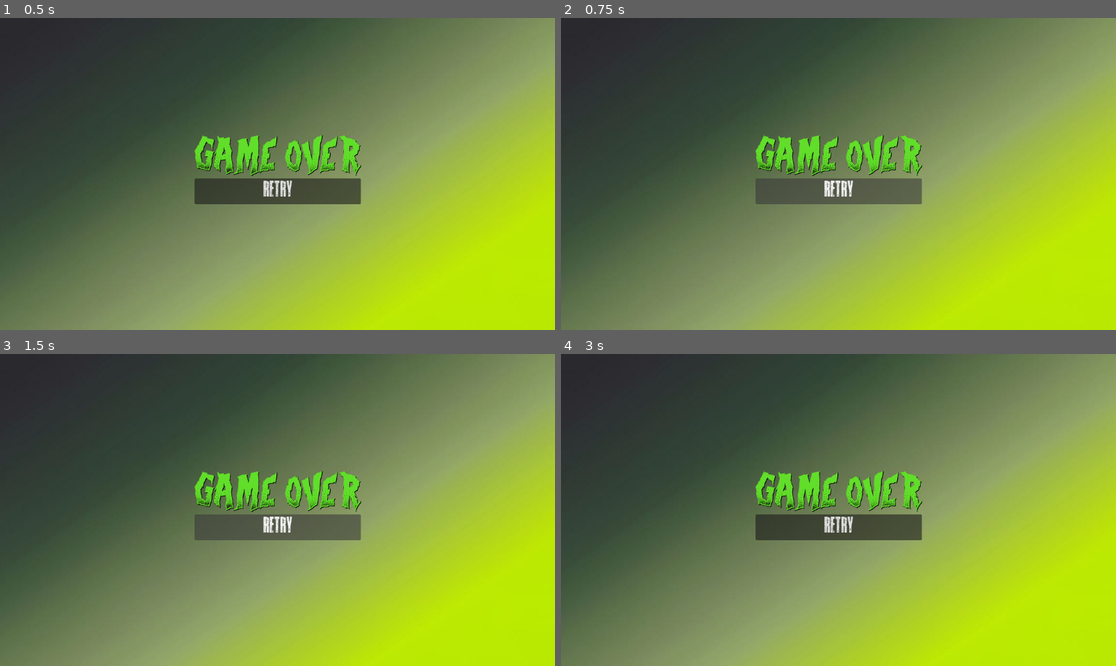
Above: before the commit, frames 1-4 (two rows, left to right).
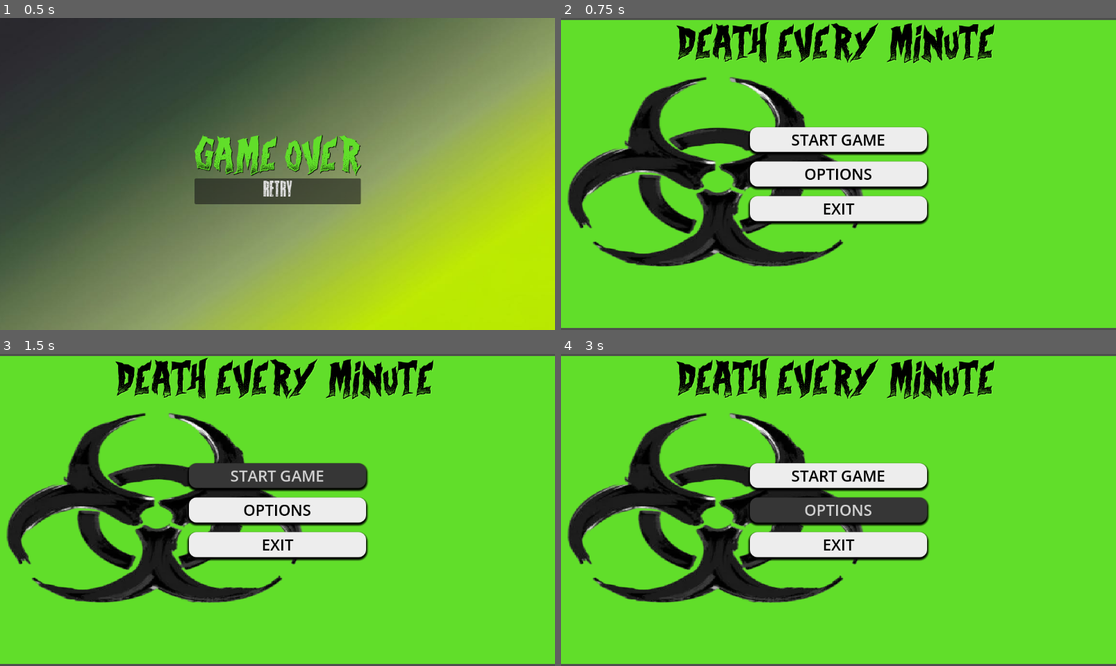
Above: after the commit, the same moments.

Repository: strixconn-ops/GMTK-26-
Game: Godot game, scene res://scenes/game_over.tscn
Same seed, same stepped clock (60 frames per second), same inputs: the game is played once before the commit and once after it.
Inputs (mouse positions are in pixels of both pictures, inside the frame that each line leads up to):
- Up to frame 1 (0.5 s): no input
- Up to frame 2 (0.75 s): click "Retry" at 0.5 s
- Up to frame 3 (1.5 s): click "Retry" (after the commit: "START GAME") at 1.25 s
- Up to frame 4 (3 s): click "Retry" (after the commit: "START GAME") at 2 s; click (838, 510) at 2.75 s, where only the run after the commit has a clickable "OPTIONS"

Frame 1 is identical in both runs. In frame 2, 99% of the frame differs, in the area x 0-100%, y 0-100%; in frame 3, 99%; in frame 4, 99%.

Commit message:
finished Game over script

Diff:
--- a/death-every-minute/scenes/game_over.tscn
+++ b/death-every-minute/scenes/game_over.tscn
@@ -1,5 +1,6 @@
 [gd_scene format=3 uid="uid://dgaakguodknti"]
 
+[ext_resource type="Script" uid="uid://d10f0s1crysh6" path="res://scripts/game_over.gd" id="1_racf3"]
 [ext_resource type="FontFile" uid="uid://dfyiikwxllxi1" path="res://sprites and fonts/Curse of the Zombie.ttf" id="1_yxx3c"]
 [ext_resource type="FontFile" uid="uid://cq111jrctxmft" path="res://ERODED PERSONAL USE.ttf" id="2_8u835"]
 [ext_resource type="Texture2D" uid="uid://dtoy7fnh2ixwd" path="res://WhatsApp Image 2026-07-25 at 09.31.22.jpeg" id="2_ccer4"]
@@ -14,6 +15,7 @@
 offset_bottom = 4.0
 grow_horizontal = 2
 grow_vertical = 2
+script = ExtResource("1_racf3")
 
 [node name="CanvasLayer" type="CanvasLayer" parent="." unique_id=1652775790]
 
--- /dev/null
+++ b/death-every-minute/scripts/game_over.gd
@@ -0,0 +1,16 @@
+extends Node
+
+# Grab a reference to the Retry button using the exact path from your scene tree
+@onready var retry_button = $CanvasLayer/VBoxContainer/Button
+
+func _ready():
+	# Make sure the mouse is visible so the player can actually click the button
+	Input.mouse_mode = Input.MOUSE_MODE_VISIBLE
+
+	# Connect the button's "pressed" signal to our custom function below
+	retry_button.pressed.connect(_on_retry_pressed)
+
+func _on_retry_pressed():
+	# Load the main menu or main game scene.
+	# Make sure to change this path to wherever your actual game starts!
+	get_tree().change_scene_to_file("res://scenes/main_menu.tscn")
Not shown, added: death-every-minute/scripts/game_over.gd.uid
